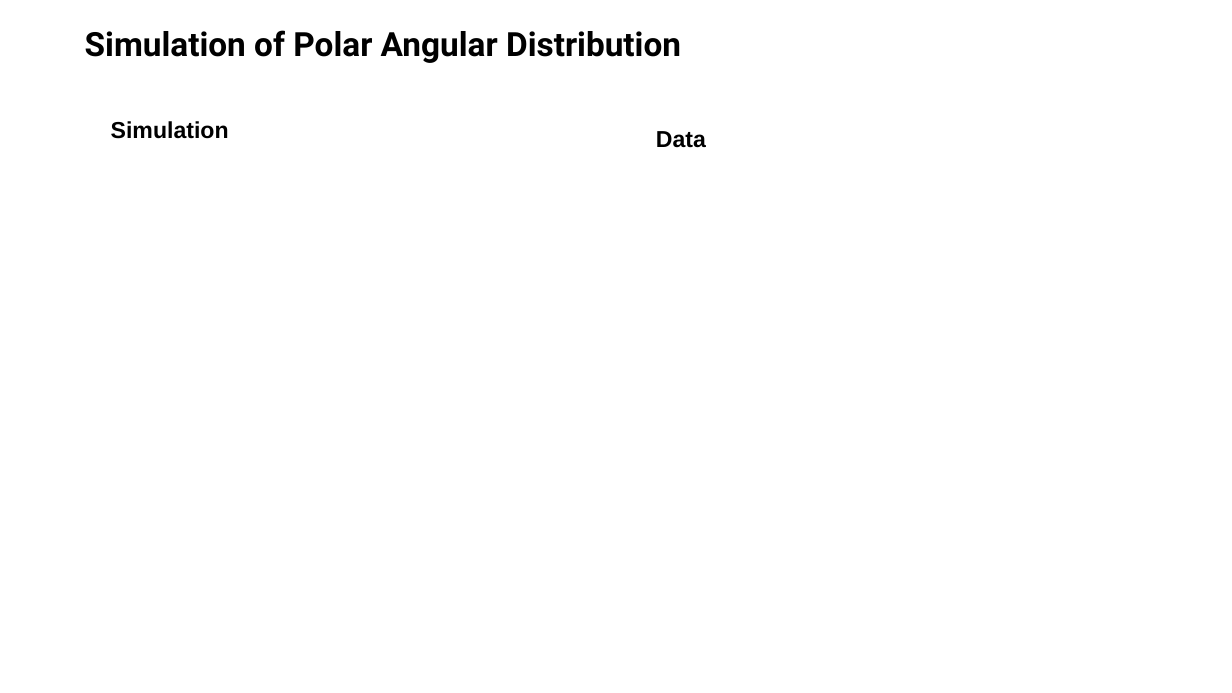
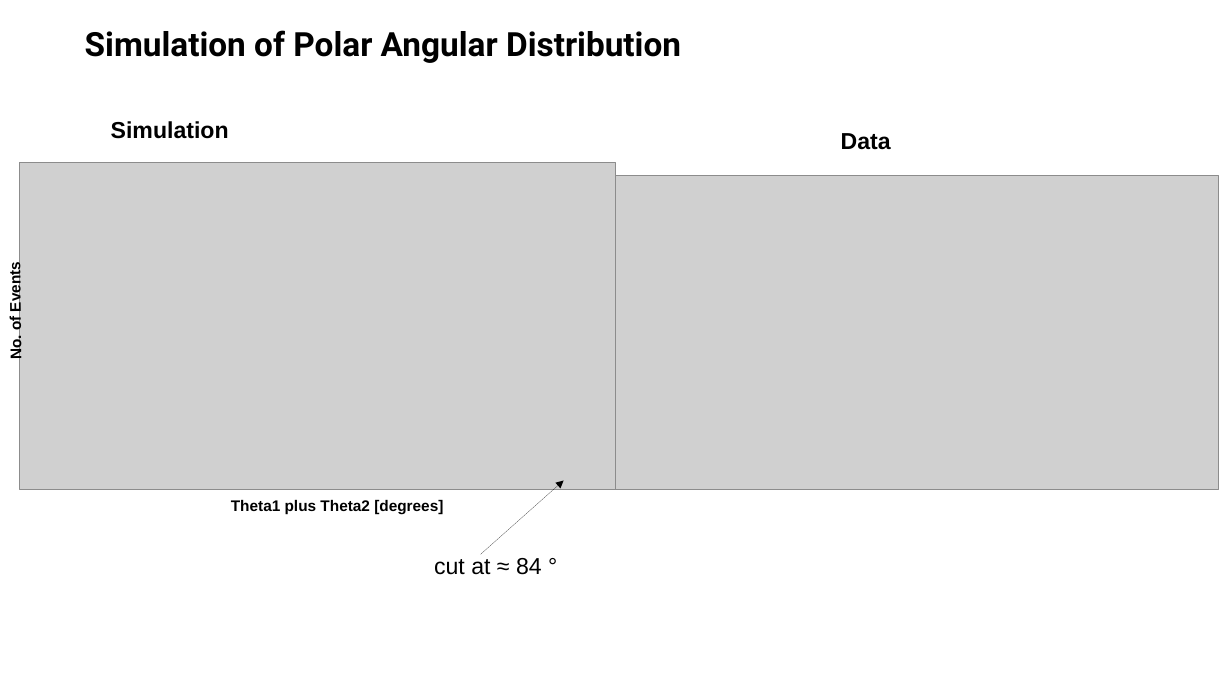
Before and after one commit to jenegger/r3b_wg, a slide deck: slide 13 of r3b_presentation.odp. Drawn at 1232x693 pixels with LibreOffice and Linux fonts; fonts in the diff are those of the drawing; grey boxes stand for pictures; background and template pictures are left out. Boxes give left, top, right and bottom in pixels: in the first picture for what was removed or moved away, otherwise in the second. Text is boxed around its words. In the diff, an @@ line names an element or a change of style, - is before the commit and + after.

```diff
--- a/r3b_presentation.odp
+++ b/r3b_presentation.odp
@@ text "Data": place and size @@
-text "Data" at [656,131,706,148]
+text "Data" at [841,133,891,150]
@@ picture added at [19,163,616,490] @@
@@ picture added at [616,176,1219,490] @@
@@ text added at [7,267,24,360], 12 pt, text #000000, bold @@
+No. of Events
@@ text added at [231,500,443,514], 12 pt, text #000000, bold @@
+Theta1 plus Theta2 [degrees]
@@ arrow added from (481, 555) to (564, 481), #000000 0 pt @@
@@ text added at [434,558,542,575], 18 pt, text #000000 @@
+cut at ≈ 84 °
```
Also in this commit, not shown: 2 other slides changed, 1 slide added, 1 slide removed, 3 other files.
